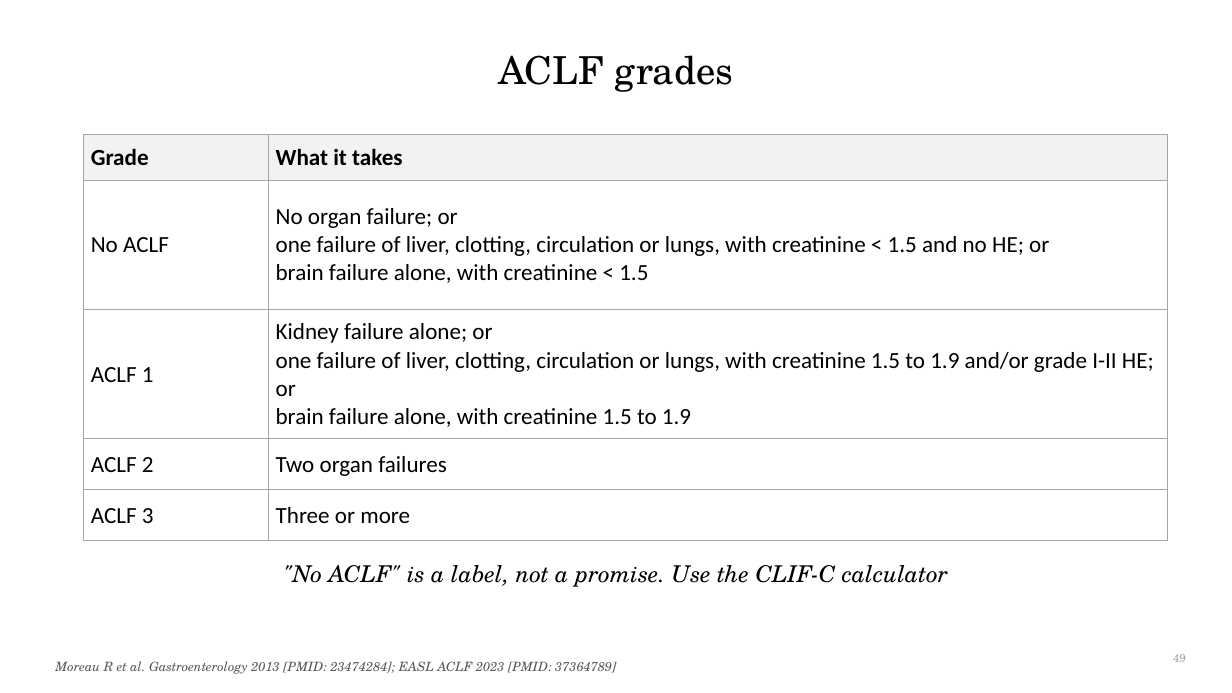
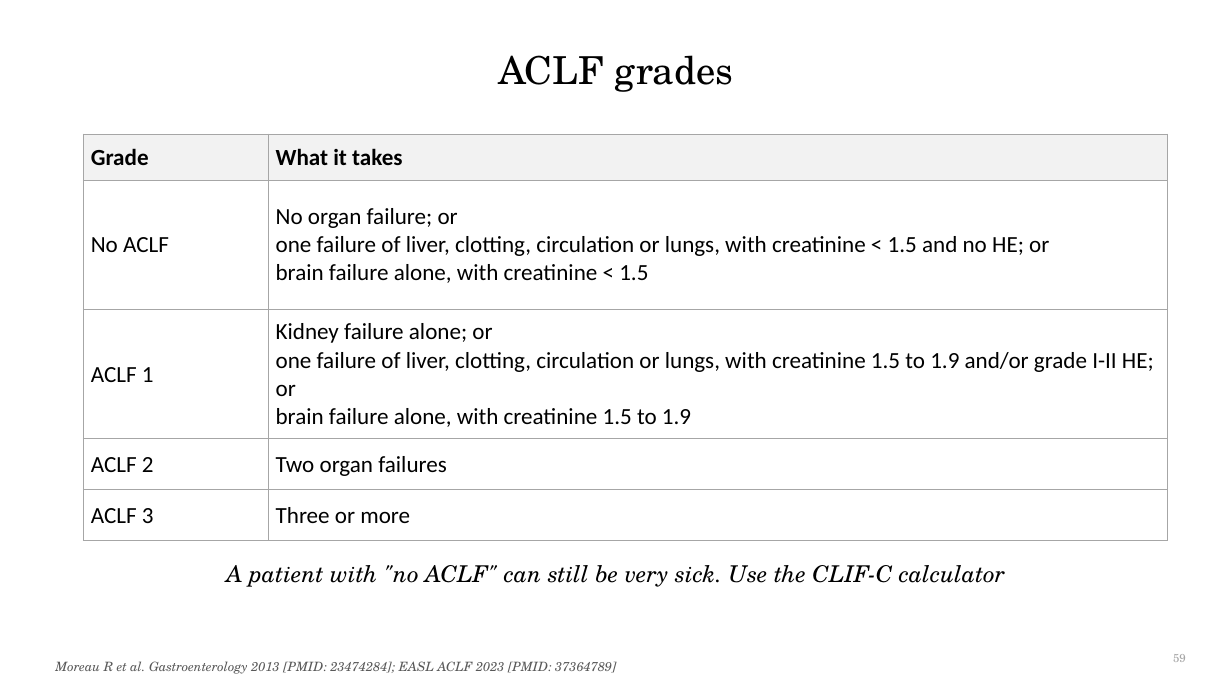
Before and after one commit to qaddodi/mohammad-almeqdadi-lectures, a slide deck: slide 59 of lectures/acute-liver-failure-aclf-in-icu/ALF and ACLF in the ICU.pptx (slide 49 before the commit). Drawn at 1232x693 pixels with LibreOffice and Linux fonts; fonts in the diff are those of the drawing. Boxes give left, top, right and bottom in pixels: in the first picture for what was removed or moved away, otherwise in the second. Text is boxed around its words. In the diff, an @@ line names an element or a change of style, - is before the commit and + after.

```diff
--- a/lectures/acute-liver-failure-aclf-in-icu/ALF and ACLF in the ICU.pptx
+++ b/lectures/acute-liver-failure-aclf-in-icu/ALF and ACLF in the ICU.pptx
@@ text at (226, 565, 1005, 587): text changed @@
-"No ACLF" is a label, not a promise. Use the CLIF-C calculator
+A patient with "no ACLF" can still be very sick. Use the CLIF-C calculator
@@ page number at (1173, 654, 1186, 662): text changed @@
-49
+59
```
Also in this commit, not shown: 35 other slides changed, 12 slides added, 1 slide removed, 4 other files.
